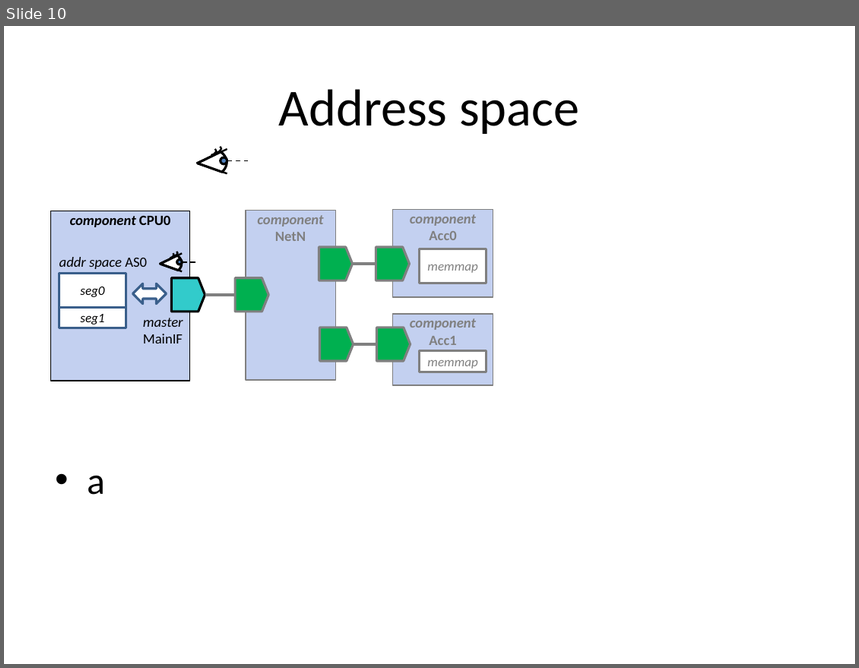
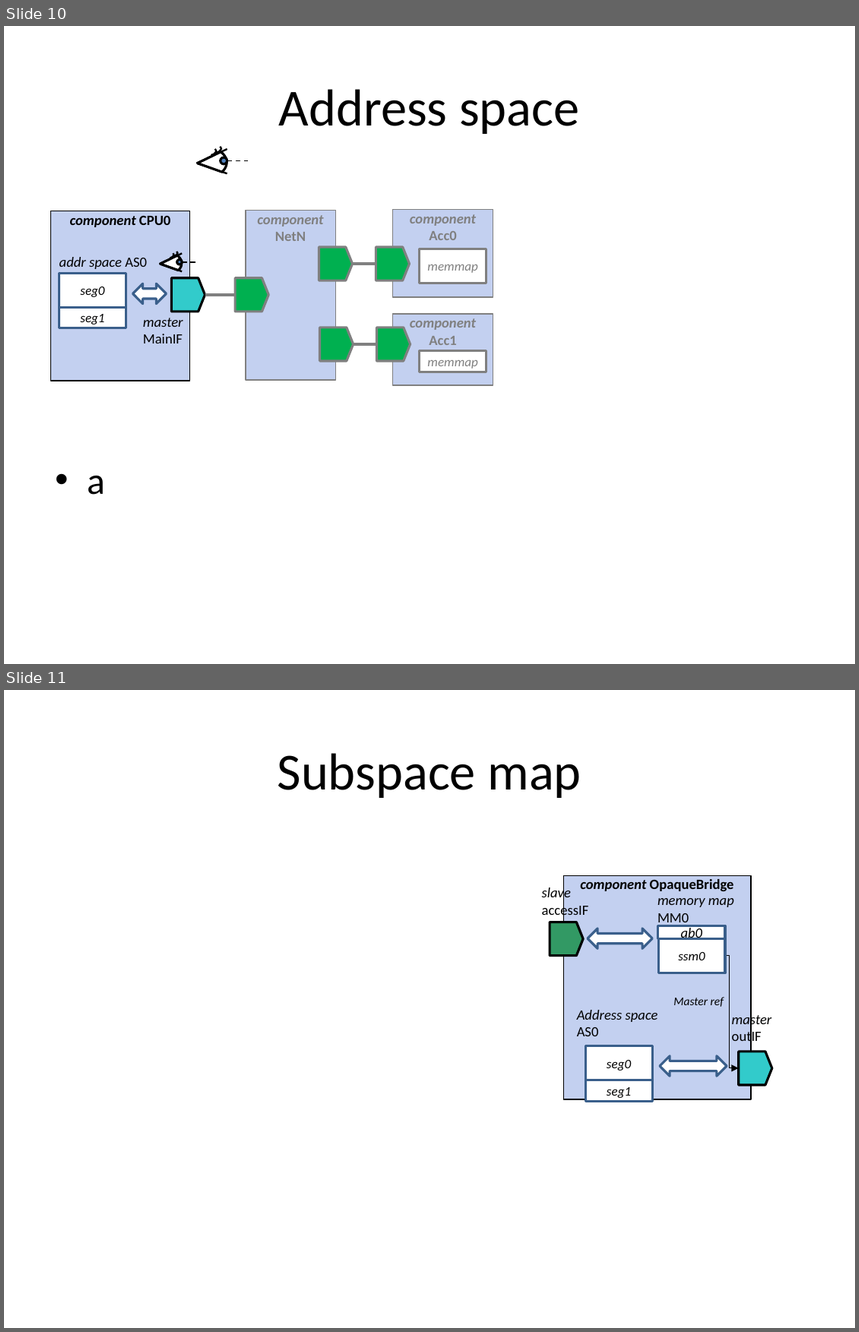
Before and after one commit to kactus2/kactus2dev, a slide deck: Help/images/img_sources.pptx. Shown one above the other, each under a label of ours: slide 10 before the commit, slides 10 and 11 after it. The pictures are 859x668 and 859x1332 pixels, drawn with LibreOffice and Linux fonts; fonts in the diff are those of the drawing. Boxes give left, top, right and bottom in pixels: in the first picture for what was removed or moved away, otherwise in the second. Text is boxed around its words. In the diff, an @@ line names an element or a change of style, - is before the commit and + after.

Commit message:
[ADDITIVE] Added help page for subspace maps and added missing images for indirect interfaces help page.

```diff
--- a/Help/images/img_sources.pptx
+++ b/Help/images/img_sources.pptx
@@ slide 11 added at [4,690,855,1328], background #FFFFFF @@
@@ title added at [278,753,581,798], 44 pt, text #000000 @@
+Subspace map
@@ text added at [542,886,589,919], 12 pt, text #000000 @@
+slave accessIF
@@ rectangle added at [563,875,750,1100], fill #C3D0F0, outline #000000 1 pt, 12 pt, text #000000, bold @@
+component OpaqueBridge
@@ text added at [658,898,734,927], 12 pt, text #000000, italic @@
+memory map MM0
@@ flow chart offpage connector added at [550,923,583,955], fill #329964, outline #000000 2 pt @@
@@ left right arrow added at [588,929,652,948], fill #FFFFFF, outline #3A5F8C 2 pt @@
@@ rectangle added at [658,926,726,939], fill #FFFFFF, outline #3A5F8C 2 pt, 12 pt, text #000000, italic @@
+ab0
@@ rectangle added at [658,939,725,973], fill #FFFFFF, outline #3A5F8C 2 pt, 11 pt, text #000000, italic @@
+ssm0
@@ elbow arrow added from (725, 955) to (739, 1068), #000000 0.75 pt @@
@@ text added at [674,997,724,1007], 10 pt, text #000000, italic @@
+Master ref
@@ text added at [577,1010,658,1037], 12 pt, text #000000, italic @@
+Address space
+AS0
@@ text added at [732,1013,772,1046], 12 pt, text #000000, italic @@
+master outIF
@@ rectangle added at [585,1046,652,1081], fill #FFFFFF, outline #3A5F8C 2 pt, 11 pt, text #000000, italic @@
+seg0
@@ flow chart offpage connector added at [739,1052,772,1085], fill #32CBCB, outline #000000 2 pt @@
@@ left right arrow added at [661,1056,728,1076], fill #FFFFFF, outline #3A5F8C 2 pt @@
@@ rectangle added at [585,1081,652,1102], fill #FFFFFF, outline #3A5F8C 2 pt, 11 pt, text #000000, italic @@
+seg1
```
Also in this commit, not shown: 9 other files.
